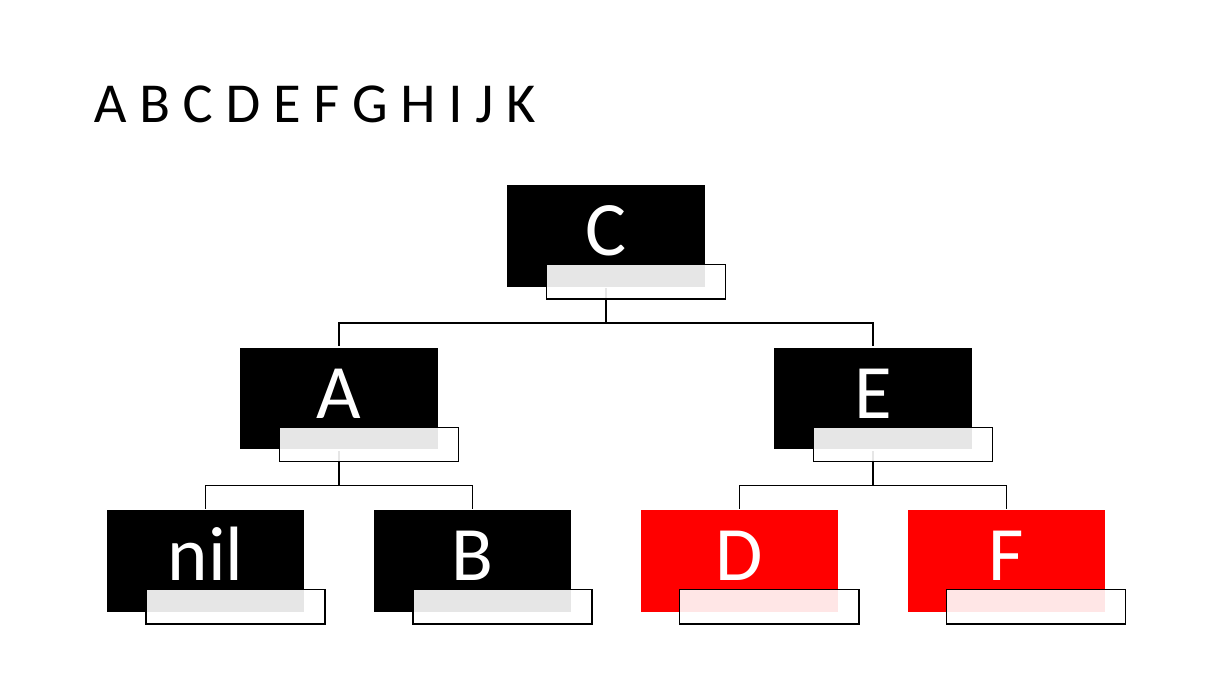
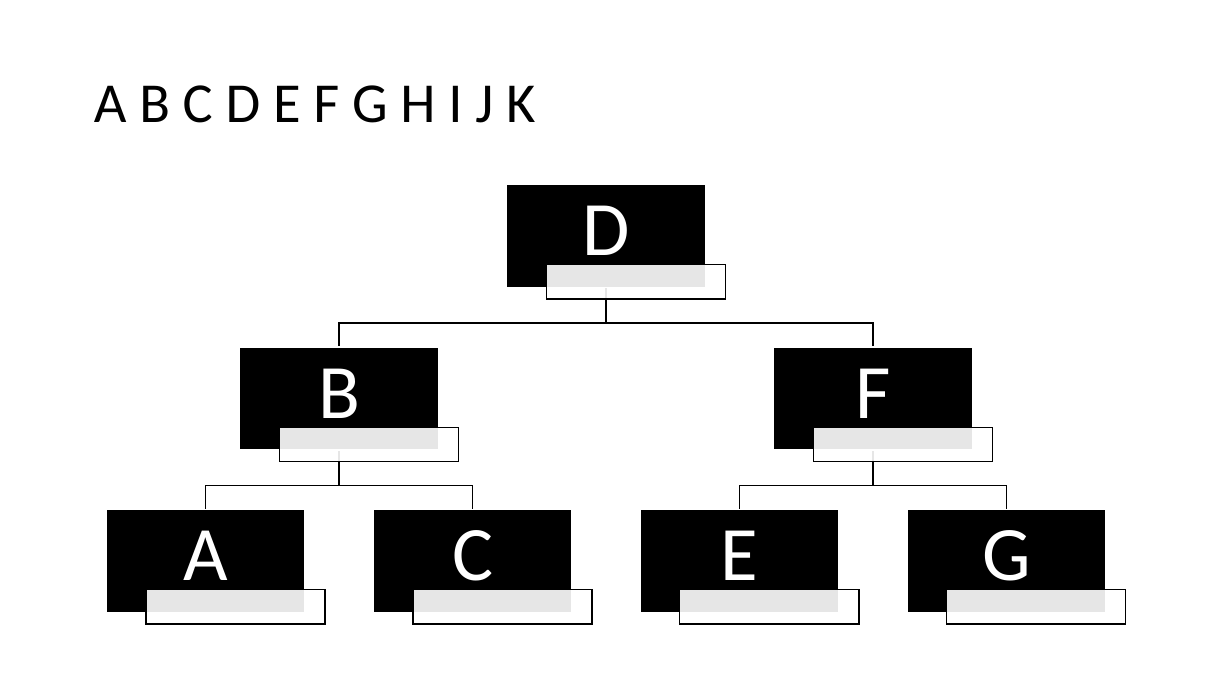
Before and after one commit to TeamOhneNamen/haw.bai3.adp, a slide deck: slide 31 of doc/p3/3.3.pptx (slide 29 before the commit). Drawn at 1232x693 pixels with LibreOffice and Linux fonts; fonts in the diff are those of the drawing. Boxes give left, top, right and bottom in pixels: in the first picture for what was removed or moved away, otherwise in the second. Text is boxed around its words. In the diff, an @@ line names an element or a change of style, - is before the commit and + after.

```diff
--- a/doc/p3/3.3.pptx
+++ b/doc/p3/3.3.pptx
@@ text "D": place and size @@
-text "D" at [716,530,763,598]
+text "D" at [582,205,629,273]
@@ text "B": place and size @@
-text "B" at [452,530,494,598]
+text "B" at [318,368,360,436]
@@ text "F": place and size @@
-text "F" at [989,530,1024,598]
+text "F" at [855,368,890,436]
@@ text "A": place and size @@
-text "A" at [317,368,362,436]
+text "A" at [183,530,228,598]
@@ text removed at [168,526,244,598] @@
-nil
@@ text "C": place and size @@
-text "C" at [585,205,626,273]
+text "C" at [452,530,493,598]
@@ text "E": place and size @@
-text "E" at [854,368,892,436]
+text "E" at [721,530,759,598]
@@ rectangle at [640,510,839,613]: fill #FF0000 to #000000 @@
@@ rectangle at [908,510,1106,613]: fill #FF0000 to #000000 @@
@@ text added at [982,530,1031,598], 60 pt, text #FFFFFF @@
+G
```
Also in this commit, not shown: 7 other slides changed, 11 slides added.
